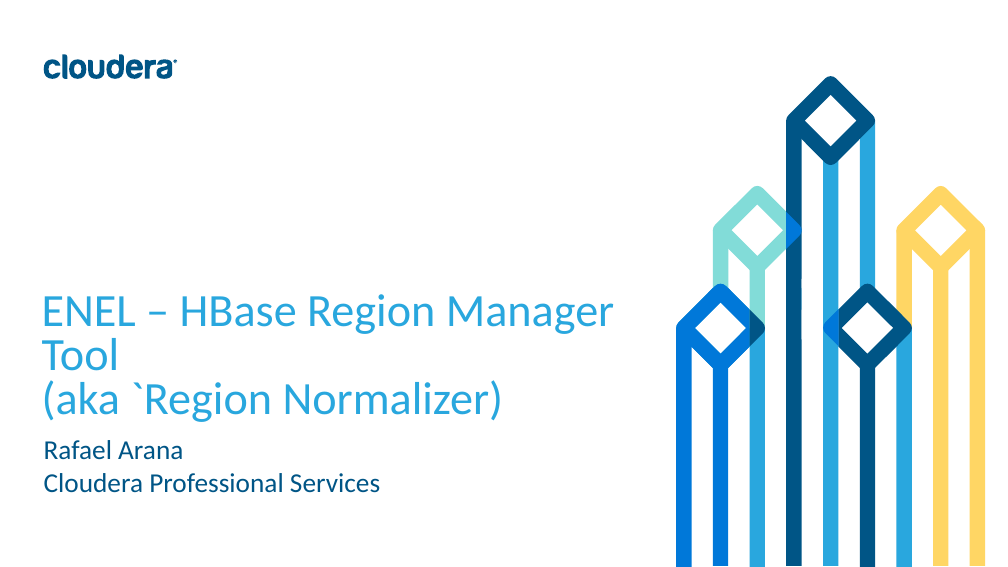
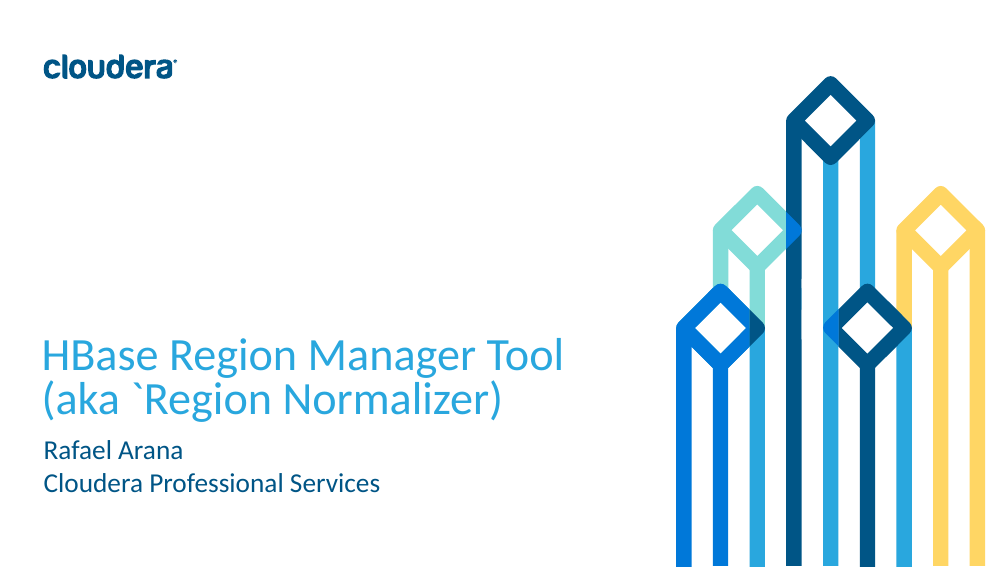
Before and after one commit to rafaelarana/HBase-RegionTool, a slide deck: slide 1 of doc/HBase-RegionTool.pptx. Drawn at 1008x567 pixels with LibreOffice and Linux fonts; fonts in the diff are those of the drawing. Boxes give left, top, right and bottom in pixels: in the first picture for what was removed or moved away, otherwise in the second. Text is boxed around its words. In the diff, an @@ line names an element or a change of style, - is before the commit and + after.

```diff
--- a/doc/HBase-RegionTool.pptx
+++ b/doc/HBase-RegionTool.pptx
@@ title at (42, 338, 565, 422): text changed @@
-ENEL – HBase Region Manager Tool
-(aka `Region Normalizer)
+HBase Region Manager Tool
+(aka `Region Normalizer)
```
Also in this commit, not shown: 1 other slide changed.
